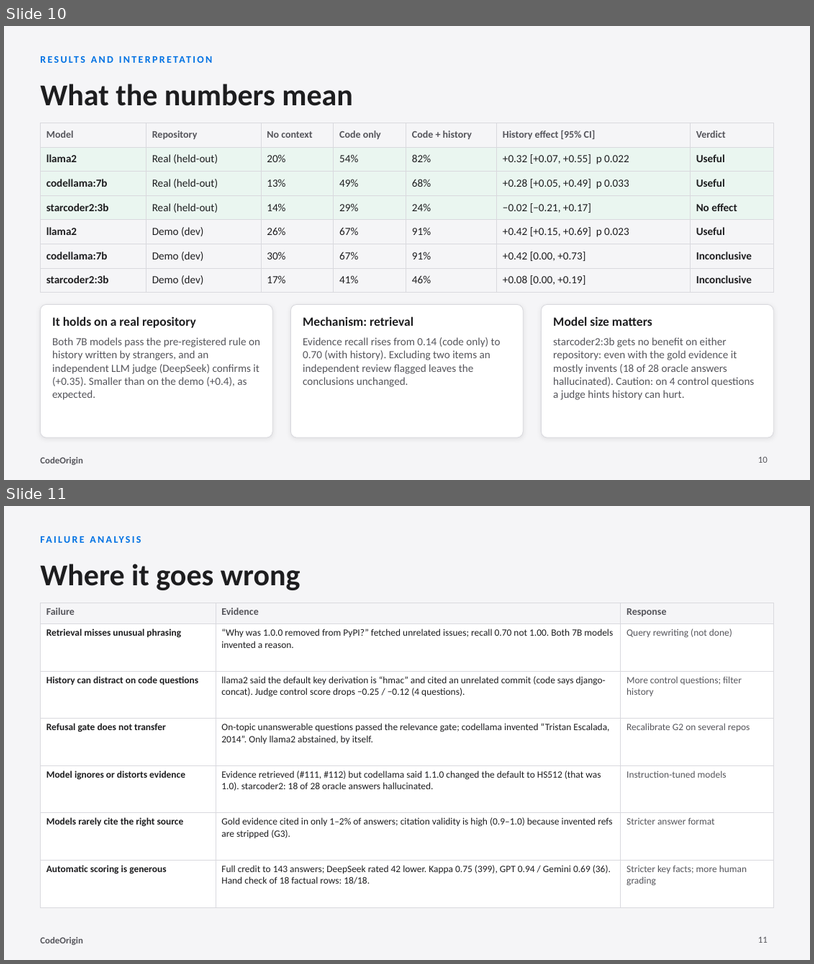
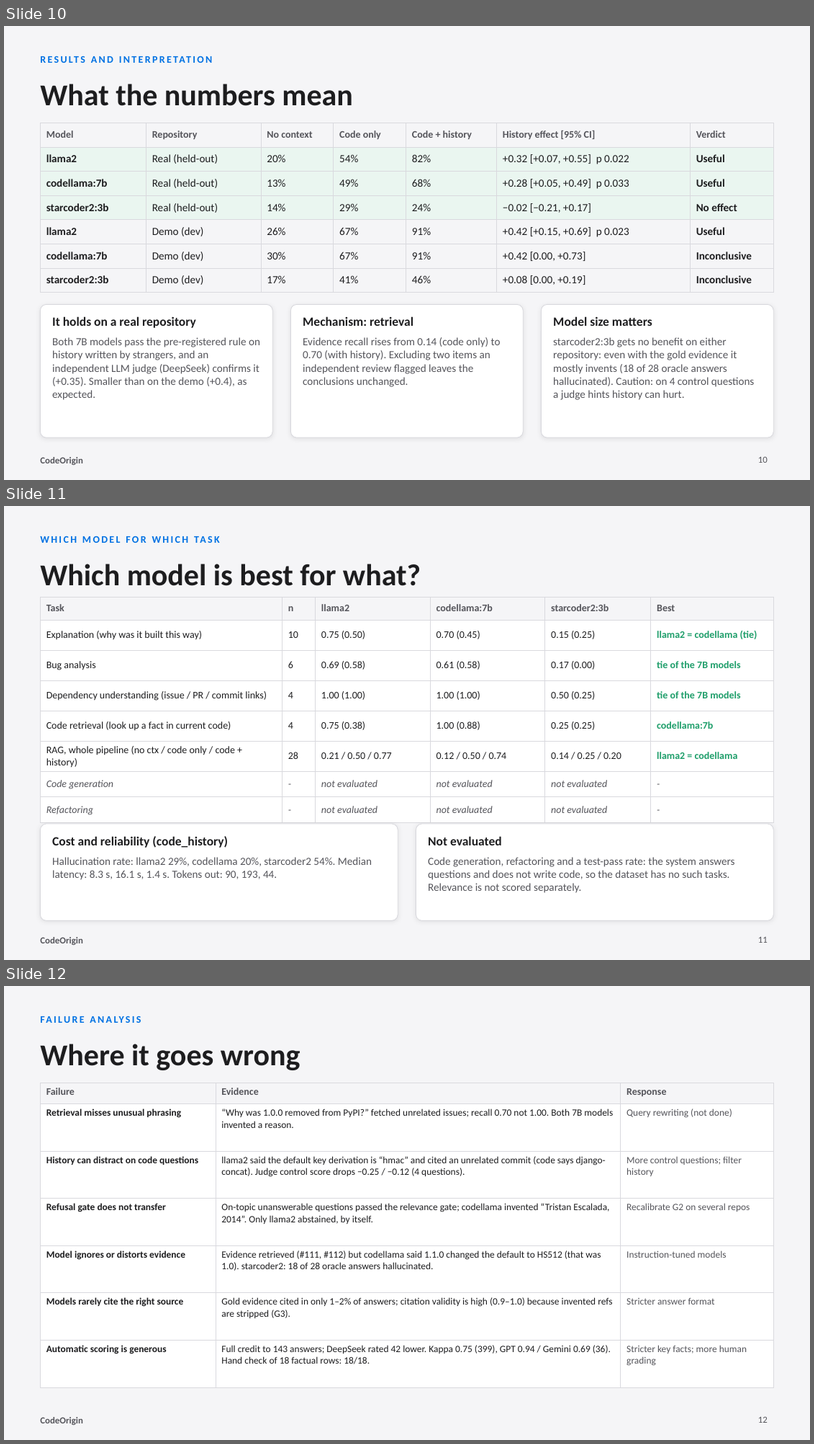
Before and after one commit to IATESPAGHETTI/Code_Origin, a slide deck: docs/CodeOrigin_presentation.pptx. Shown one above the other, each under a label of ours: slides 10 and 11 before the commit, slides 10, 11 and 12 after it. The pictures are 814x964 and 814x1444 pixels, drawn with LibreOffice and Linux fonts; fonts in the diff are those of the drawing. Boxes give left, top, right and bottom in pixels: in the first picture for what was removed or moved away, otherwise in the second. Text is boxed around its words. In the diff, an @@ line names an element or a change of style, - is before the commit and + after.

```diff
--- a/docs/CodeOrigin_presentation.pptx
+++ b/docs/CodeOrigin_presentation.pptx
@@ slide 11 added at box(4, 506, 810, 960), background #F5F5F7; not listed: 1 template element that a slide beside it also shows @@
@@ text added at box(40, 530, 774, 548), 12 pt, text #0071E3, bold @@
+WHICH MODEL FOR WHICH TASK
@@ text added at box(40, 564, 421, 586), 36 pt, text #1D1D1F, bold @@
+Which model is best for what?
@@ table added at box(40, 597, 774, 818), 8 rows, 6 columns @@
+Task | n | llama2 | codellama:7b | starcoder2:3b | Best
+Explanation (why was it built this way) | 10 | 0.75 (0.50) | 0.70 (0.45) | 0.15 (0.25) | llama2 = codellama (tie)
+Bug analysis | 6 | 0.69 (0.58) | 0.61 (0.58) | 0.17 (0.00) | tie of the 7B models
+Dependency understanding (issue / PR / commit links) | 4 | 1.00 (1.00) | 1.00 (1.00) | 0.50 (0.25) | tie of the 7B models
+Code retrieval (look up a fact in current code) | 4 | 0.75 (0.38) | 1.00 (0.88) | 0.25 (0.25) | codellama:7b
+RAG, whole pipeline (no ctx / code only / code + history) | 28 | 0.21 / 0.50 / 0.77 | 0.12 / 0.50 / 0.74 | 0.14 / 0.25 / 0.20 | llama2 = codellama
+Code generation | - | not evaluated | not evaluated | not evaluated | -
+Refactoring | - | not evaluated | not evaluated | not evaluated | -
@@ rounded rectangle added at box(40, 824, 399, 921), fill #FFFFFF, outline #D9D9DE 0.75 pt @@
@@ rounded rectangle added at box(417, 824, 774, 921), fill #FFFFFF, outline #D9D9DE 0.75 pt @@
@@ text added at box(52, 836, 228, 847), 15 pt, text #1D1D1F, bold @@
+Cost and reliability (code_history)
@@ text added at box(428, 836, 502, 845), 15 pt, text #1D1D1F, bold @@
+Not evaluated
@@ text added at box(52, 857, 372, 880), 13 pt, text #55555B @@
+Hallucination rate: llama2 29%, codellama 20%, starcoder2 54%. Median latency: 8.3 s, 16.1 s, 1.4 s. Tokens out: 90, 193, 44.
@@ text added at box(428, 857, 735, 893), 13 pt, text #55555B @@
+Code generation, refactoring and a test-pass rate: the system answers questions and does not write code, so the dataset has no such tasks. Relevance is not scored separately.
@@ page number added at box(759, 937, 768, 942), 11 pt, text #55555B @@
+11
@@ what was slide 11 is now slide 12 @@
@@ page number at box(759, 1416, 768, 1422): text changed @@
-11
+12
```
Also in this commit, not shown: 5 other files.
